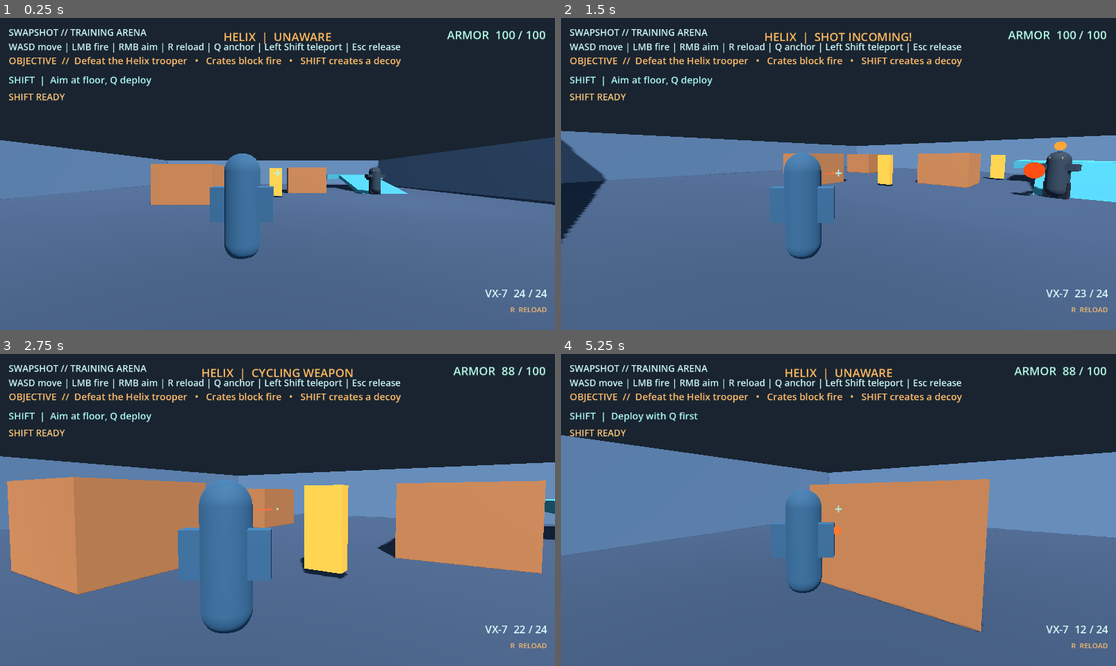
Above: before the commit, frames 1-4 (two rows, left to right).
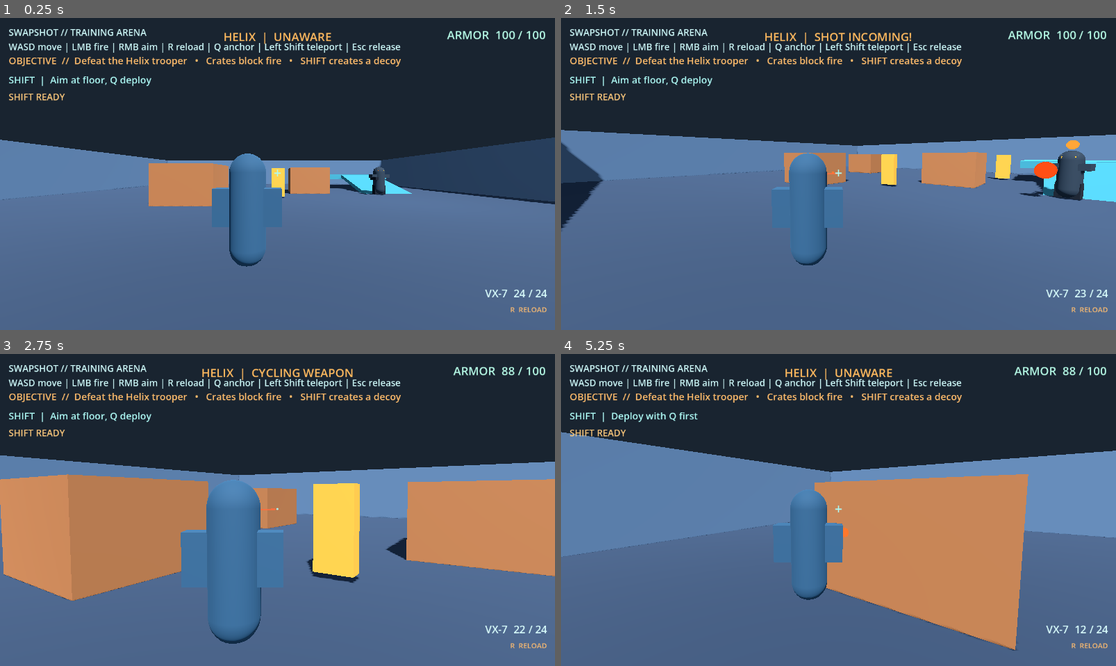
Above: after the commit, the same moments.

Repository: mishraaditya595/swapshot
Game: Godot game, scene res://scenes/main.tscn
Same seed, same stepped clock (60 frames per second), same inputs: the game is played once before the commit and once after it.
Inputs (mouse positions are in pixels of both pictures, inside the frame that each line leads up to):
- Up to frame 1 (0.25 s): no input
- Up to frame 2 (1.5 s): tap Enter at 0.5 s; move the mouse to (960, 158) at 0.52 s; hold D (move_right) 0.53-1.28 s; hold Right mouse button (aim) 0.53-1.28 s; click (960, 158) at 0.8 s; move the mouse to (810, 174) at 1.27 s; hold W (move_forward) from 1.28 s (still down); click (810, 174) at 1.35 s
- Up to frame 3 (2.75 s): keep holding W (move_forward); right-click (249, 510) at 1.55 s; move the mouse to (288, 503) at 2.02 s; hold Right mouse button (aim) from 2.03 s (still down); click (288, 503) at 2.3 s
- Up to frame 4 (5.25 s): keep holding W (move_forward); move the mouse to (832, 516) at 2.77 s; release Right mouse button (aim) at 2.78 s; tap Q (deploy_anchor) at 2.85 s; click (832, 516) at 2.92 s; right-click (832, 516) at 3.05 s; move the mouse to (877, 513) at 3.52 s; press the mouse at (877, 513) at 3.53 s; move the mouse to (794, 506) at 4.27 s; release the mouse at (794, 506) at 4.28 s; tap Shift (shift_teleport) at 4.35 s; right-click (794, 506) at 4.55 s; move the mouse to (844, 510) at 5.02 s; press the mouse at (844, 510) at 5.03 s; tap Enter at 5.1 s

The runs differ from the first frame. In frame 1, 1.5% of the frame differs, in the area x 0-100%, y 38-80%; in frame 2, 3.1%; in frame 3, 5.3%; in frame 4, 5.7%, in the area x 0-100%, y 24-96%.

Commit message:
Preserve proven rifle sightlines while reducing foreground bulk

Diff:
--- a/scripts/combat_hud.gd
+++ b/scripts/combat_hud.gd
@@ -115,6 +115,8 @@
 
 
 func _on_enemy_shot(_hit: bool) -> void:
+    if not bool(owner_player.get("is_alive")):
+        return
     threat_label.text = "HELIX  |  CYCLING WEAPON"
 
 
--- a/scripts/ms05_presentation.gd
+++ b/scripts/ms05_presentation.gd
@@ -1,9 +1,11 @@
 extends Node3D
-## MS-05-only camera tuning; legacy training scenes keep their tested aim geometry.
+## MS-05 visual framing only; preserve proven camera/rifle aim geometry.
 
 func _ready() -> void:
     var player: CharacterBody3D = $Arena/Player as CharacterBody3D
-    var boom: SpringArm3D = player.get_node("CameraPivot/CameraBoom") as SpringArm3D
-    var camera: Camera3D = player.get_node("CameraPivot/CameraBoom/Camera3D") as Camera3D
-    boom.spring_length = 3.85
-    camera.set("shoulder_offset", 0.70)
+    # Keep the collision capsule and muzzle unchanged; reduce only the
+    # foreground suit's bulk so cover and the trooper remain readable.
+    var body: MeshInstance3D = player.get_node("VisualRoot/Body") as MeshInstance3D
+    var visor: MeshInstance3D = player.get_node("VisualRoot/Visor") as MeshInstance3D
+    body.scale = Vector3(0.92, 0.96, 0.92)
+    visor.scale = Vector3(0.94, 0.94, 0.94)
